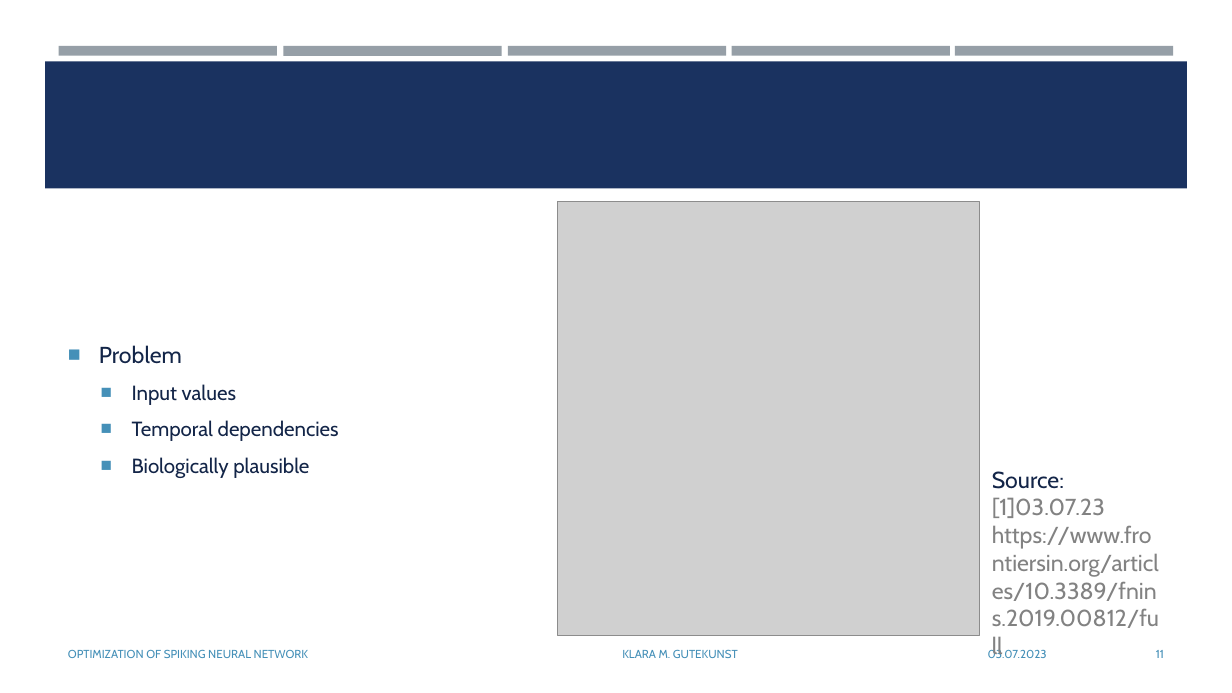
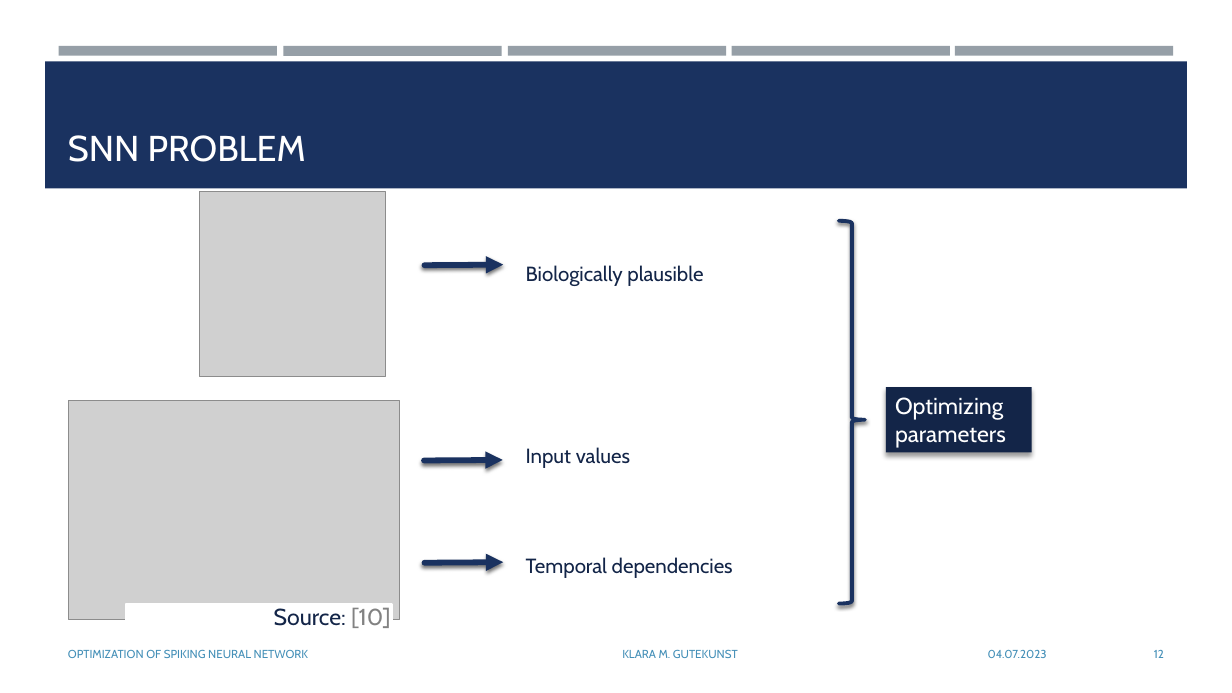
Before and after one commit to KlaraGtknst/bachelor-seminar-kde, a slide deck: slide 12 of Gutekunst_Seminar_KDE.pptx (slide 11 before the commit). Drawn at 1232x693 pixels with LibreOffice and Linux fonts; fonts in the diff are those of the drawing; grey boxes stand for pictures. Boxes give left, top, right and bottom in pixels: in the first picture for what was removed or moved away, otherwise in the second. Text is boxed around its words. In the diff, an @@ line names an element or a change of style, - is before the commit and + after.

Commit message:
fix: Update presentation

```diff
--- a/Gutekunst_Seminar_KDE.pptx
+++ b/Gutekunst_Seminar_KDE.pptx
@@ title added at bbox=[68, 135, 306, 162], 28 pt, text #FFFFFF @@
+SNN PROBLEM
@@ picture added at bbox=[200, 191, 385, 377] @@
@@ text "Biologically plausible": place and size @@
-text "Biologically plausible" at bbox=[99, 345, 339, 478]
+text "Biologically plausible" at bbox=[526, 265, 733, 578]
@@ right brace added at bbox=[839, 221, 865, 604], outline #1A3260 3 pt @@
@@ arrow added from (424, 265) to (504, 264), #1A3260 4.5 pt @@
@@ text at bbox=[526, 265, 703, 286]: text changed; size 18 to 16 pt @@
-■ Problem
+  Biologically plausible
@@ rectangle added at bbox=[886, 387, 1032, 453], fill #142648, 18 pt, text #FFFFFF @@
+Optimizing parameters
@@ picture: place and size @@
-picture at bbox=[558, 201, 980, 636]
+picture at bbox=[68, 401, 400, 620]
@@ text at bbox=[526, 447, 733, 578]: bullet ■ to none @@
@@ text at bbox=[132, 457, 309, 478]: paragraph removed @@
-  ■ Biologically plausible
@@ arrow added from (424, 460) to (503, 460), #1A3260 4.5 pt @@
@@ arrow added from (424, 563) to (504, 562), #1A3260 4.5 pt @@
@@ rectangle added at bbox=[126, 604, 392, 636], fill #FFFFFF, outline #FFFFFF 1.75 pt @@
@@ text at bbox=[274, 607, 390, 628]: text changed; text colour #828282 to #142648 @@
-Source: [1]03.07.23 https://www.frontiersin.org/articles/10.3389/fnins.2019.00812/full
+Source: [10]
@@ text at bbox=[988, 650, 1047, 658]: text changed @@
-03.07.2023
+04.07.2023
@@ page number at bbox=[1154, 650, 1164, 658]: text changed @@
-11
+12
```
Also in this commit, not shown: 17 other slides changed, 2 slides added, 1 slide removed, 1 other file.
